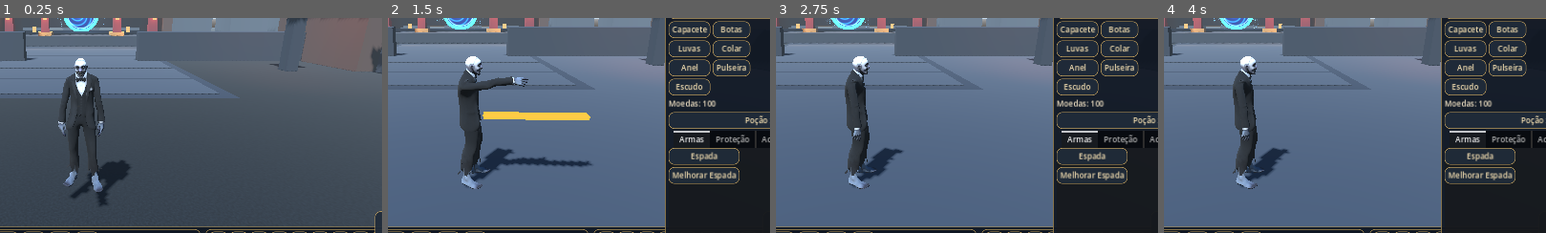
Above: before the commit, frames 1-4 (left to right).
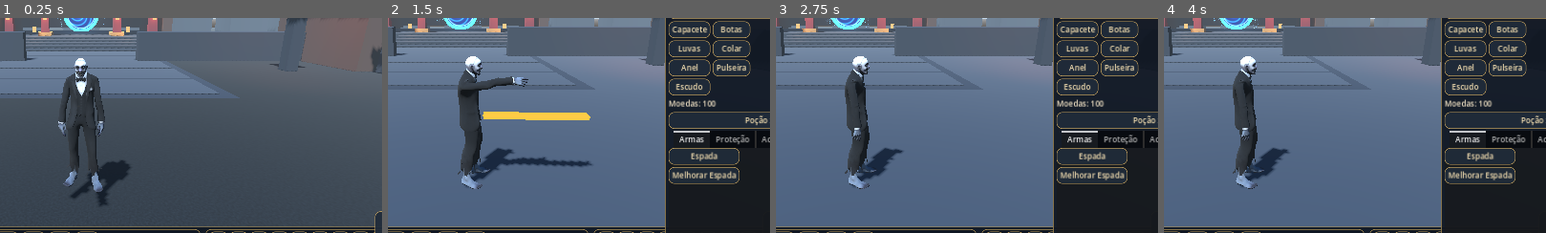
Above: after the commit, the same moments.

Repository: lolprogif/LolPRO-ON
Game: Godot game, scene res://World.tscn
Two runs of this game, one before a commit and one after it. Both use one fixed random seed, a clock stepped at 60 frames per second and the inputs below. This scene is started directly instead of the project's main scene.
Inputs (mouse positions are % of the whole screen's width and height, from its top left):
- Up to frame 1 (0.25 s): no input
- Up to frame 2 (1.5 s): tap Enter at 0.5 s; move the mouse to (72, 45) at 0.52 s; hold D 0.53-1.25 s; tap I at 0.6 s; click (72, 45) at 0.67 s; tap Space at 0.77 s; drag from (30, 55) to (45, 70) at 1.27 s
- Up to frame 3 (2.75 s): click "MAPA" at 2 s
- Up to frame 4 (4 s): click "1" at 2.75 s; click "2" at 3.5 s
The pictures show only the part of the screen within x 39-89%, y 33-83%; the shares and areas given below are measured in that part.

The runs differ from the first frame. In frame 1, 1.1% of the frame differs, in the area x 6-36%, y 7-16%; in frame 2, 0.9%; in frame 3, 0.9%; in frame 4, 0.9%.

Commit message:
Align temple entrance steps and walkable ramp

Diff:
--- a/world.gd
+++ b/world.gd
@@ -419,14 +419,14 @@
 	# Entrance stairs.
 	# Decorative steps sit over a continuous walkable ramp; they do not block the player.
 	for i in range(5):
-		map_box("TempleStep", Vector3(0,1.1-float(i)*0.22,-31.9+float(i)*1.0), Vector3(13.0-float(i)*0.8,0.22,1.0), dark_stone, false)
+		map_box("TempleStep", Vector3(0,0.99-float(i)*0.22,-26.0+float(i)*1.0), Vector3(12.0,0.22,1.0), dark_stone, false)
 	var ramp_body := StaticBody3D.new()
 	ramp_body.name = "TempleAccessRamp"
-	ramp_body.position = Vector3(0,0.45,-23.5)
-	ramp_body.rotation.x = -atan(1.1/6.0)
+	ramp_body.position = Vector3(0,0.44,-24.0)
+	ramp_body.rotation.x = atan(1.1/5.0)
 	var ramp_collision := CollisionShape3D.new()
 	var ramp_shape := BoxShape3D.new()
-	ramp_shape.size = Vector3(12.0,0.22,6.0)
+	ramp_shape.size = Vector3(12.0,0.22,5.2)
 	ramp_collision.shape = ramp_shape
 	ramp_body.add_child(ramp_collision)
 	add_child(ramp_body)
